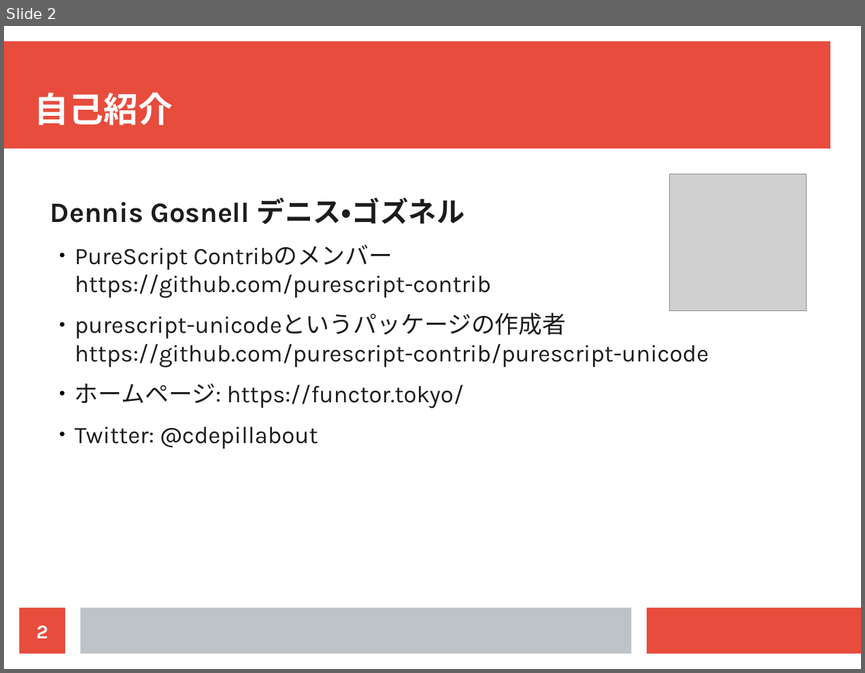
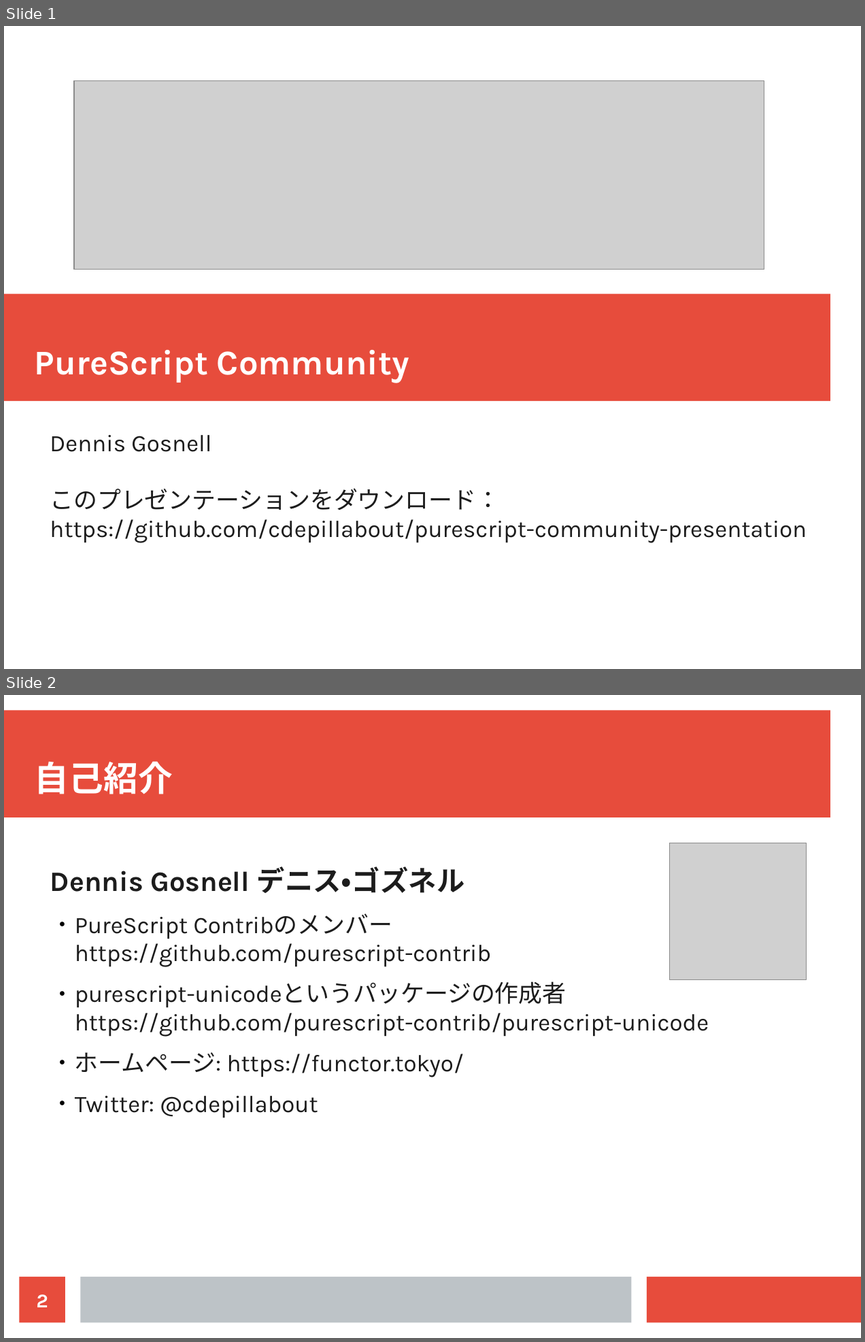
Before and after one commit to cdepillabout/purescript-community-presentation, a slide deck: purescript-community.odp. Shown one above the other, each under a label of ours: slide 2 before the commit, slides 1 and 2 after it. The pictures are 865x673 and 865x1342 pixels, drawn with LibreOffice and Linux fonts; fonts in the diff are those of the drawing; grey boxes stand for pictures. Boxes give left, top, right and bottom in pixels: in the first picture for what was removed or moved away, otherwise in the second. Text is boxed around its words. In the diff, an @@ line names an element or a change of style, - is before the commit and + after.

Commit message:
Update presentation.

```diff
--- a/purescript-community.odp
+++ b/purescript-community.odp
@@ slide 1 added at (4, 26, 861, 669), background #FFFFFF @@
@@ picture added at (74, 80, 764, 269) @@
@@ rectangle added at (4, 293, 830, 401), fill #E74C3C @@
@@ title added at (35, 350, 409, 383), 32 pt, text #FFFFFF, bold @@
+PureScript Community
@@ subtitle added at (50, 435, 806, 543), 22 pt, text #1C1C1C @@
+Dennis Gosnell
+このプレゼンテーションをダウンロード：
+https://github.com/cdepillabout/purescript-community-presentation
```
Also in this commit, not shown: 1 slide removed.
